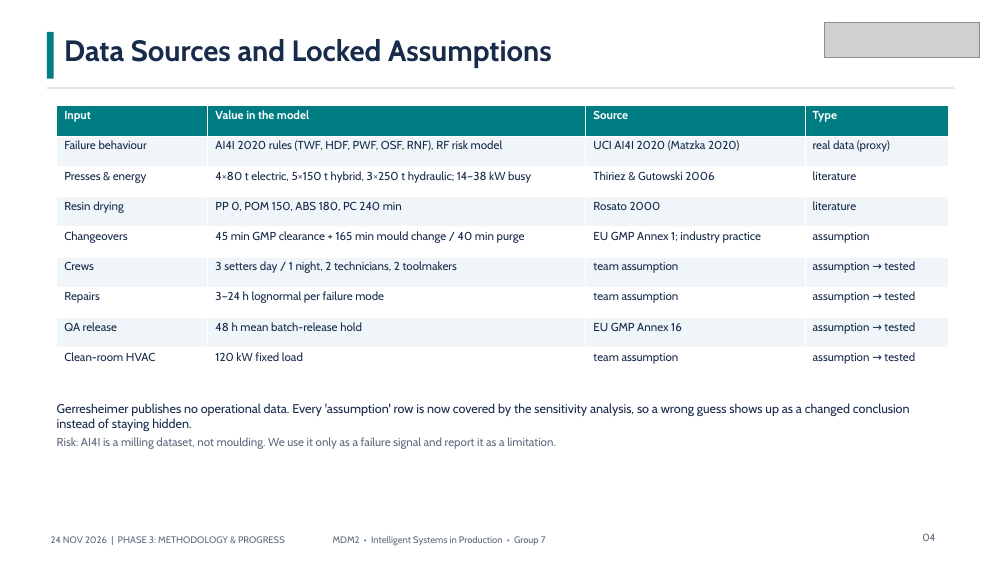
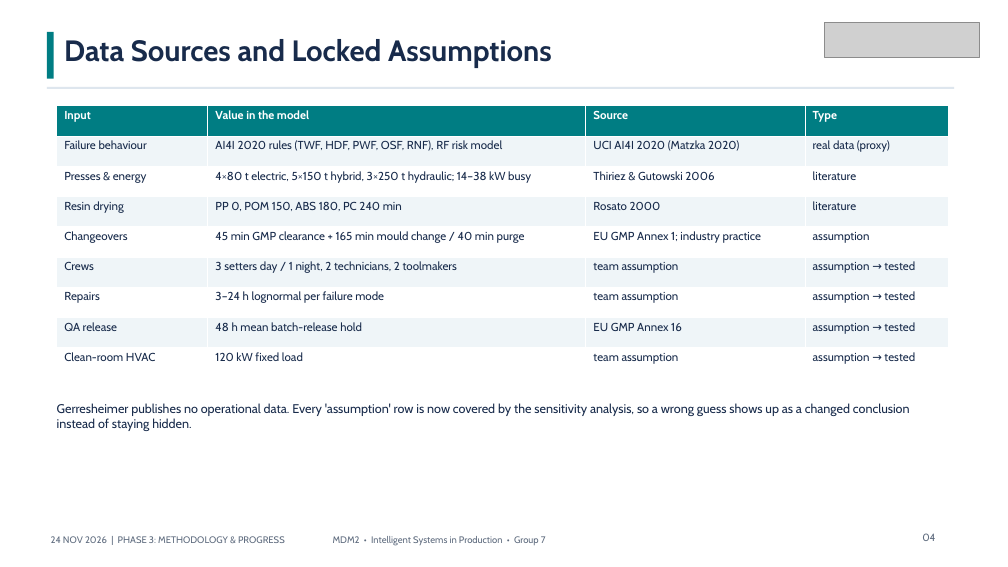
Before and after one commit to MaheshBhushan/Case-Study-Intelligent-Systems, a slide deck: slide 4 of Progress_Presentation_Phase3_Gerresheimer_Pfreimd.pptx. Drawn at 1008x567 pixels with LibreOffice and Linux fonts; fonts in the diff are those of the drawing; grey boxes stand for pictures. Boxes give left, top, right and bottom in pixels: in the first picture for what was removed or moved away, otherwise in the second. Text is boxed around its words. In the diff, an @@ line names an element or a change of style, - is before the commit and + after.

```diff
--- a/Progress_Presentation_Phase3_Gerresheimer_Pfreimd.pptx
+++ b/Progress_Presentation_Phase3_Gerresheimer_Pfreimd.pptx
@@ text at bbox=[57, 437, 556, 449]: paragraph removed @@
-Risk: AI4I is a milling dataset, not moulding. We use it only as a failure signal and report it as a limitation.
```
Also in this commit, not shown: 1 other file.
